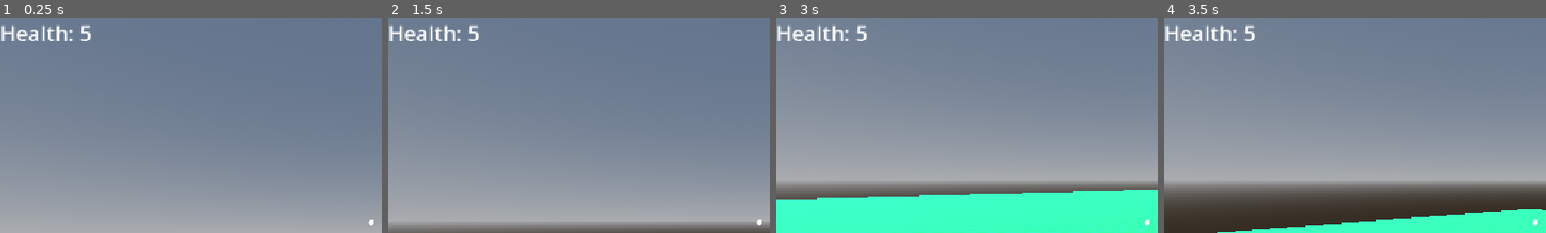
Above: before the commit, frames 1-4 (left to right).
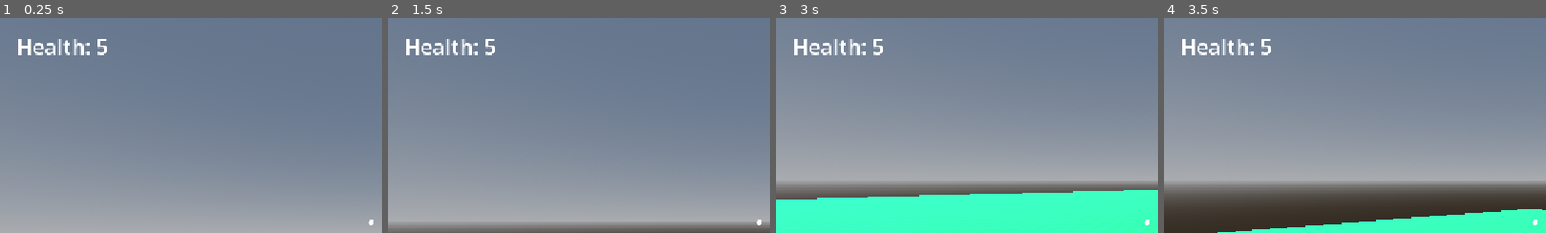
Above: after the commit, the same moments.

Repository: rayanplaygames9/zombie-project-game
Game: Godot game, scene res://Scenes/world.tscn
Same seed, same stepped clock (60 frames per second), same inputs: the game is played once before the commit and once after it.
Inputs (mouse positions are % of the whole screen's width and height, from its top left):
- Up to frame 1 (0.25 s): no input
- Up to frame 2 (1.5 s): move the mouse to (55, 50) at 0.52 s; press the mouse at (55, 50) at 0.53 s; hold W (forward) from 0.53 s (still down); tap Space (jump) at 0.77 s; move the mouse to (45, 50) at 1.27 s; release the mouse at (45, 50) at 1.28 s; tap K (shoot_mobile) at 1.35 s
- Up to frame 3 (3 s): keep holding W (forward); tap Space (jump) at 1.52 s; move the mouse to (52, 48) at 2.02 s; press the mouse at (52, 48) at 2.03 s; move the mouse to (49, 52) at 2.77 s; release the mouse at (49, 52) at 2.78 s; tap K (shoot_mobile) at 2.85 s
- Up to frame 4 (3.5 s): keep holding W (forward); tap Space (jump) at 3.02 s
The pictures show only the part of the screen within x 0-50%, y 0-50%; the shares and areas given below are measured in that part.

The runs differ from the first frame. In frame 1, 1.7% of the frame differs, in the area x 0-28%, y 3-18%; in frame 2, 1.7%; in frame 3, 1.6%; in frame 4, 1.6%.

Commit message:
finished again ummm!

Diff:
--- a/Player/player.tscn
+++ b/Player/player.tscn
@@ -6,7 +6,7 @@
 [ext_resource type="Texture2D" uid="uid://dgw1qdc7kiq8u" path="res://assets/textures/Default/arrow_basic_n.png" id="4_fhl08"]
 [ext_resource type="AudioStream" uid="uid://lahu2wrkbql6" path="res://assets/SFX/pistol-shot.mp3" id="4_gwnis"]
 [ext_resource type="AudioStream" uid="uid://8nuulqgtp07d" path="res://assets/SFX/maximize_007.ogg" id="5_k53q1"]
-[ext_resource type="Texture2D" uid="uid://cjaqgfl31ic72" path="res://assets/textures/Default/slide_vertical_color_section_wide.png" id="5_vtle1"]
+[ext_resource type="Texture2D" uid="uid://cjw8hjmyj6wd6" path="res://assets/textures/Default/icon_outline_circle.png" id="5_vtle1"]
 
 [sub_resource type="CapsuleMesh" id="CapsuleMesh_tapir"]
 
@@ -176,8 +176,13 @@
 [node name="UI" type="CanvasLayer" parent="." unique_id=948208296]
 
 [node name="HealthLabel" type="Label" parent="UI" unique_id=500199189]
-offset_right = 40.0
-offset_bottom = 23.0
+offset_left = 25.0
+offset_top = 20.0
+offset_right = 164.0
+offset_bottom = 65.0
+layout_direction = 2
+theme_override_colors/font_color = Color(1, 1, 1, 1)
+theme_override_colors/font_outline_color = Color(0, 0, 0, 1)
 theme_override_font_sizes/font_size = 32
 text = "Health: 5"
 
@@ -194,6 +199,7 @@
 grow_horizontal = 2
 grow_vertical = 2
 scale = Vector2(0.2, 0.2)
+layout_direction = 2
 theme_override_styles/panel = SubResource("StyleBoxFlat_tapir")
 
 [node name="TouchButtons" type="Control" parent="UI" unique_id=1756326724]
@@ -201,17 +207,22 @@
 anchors_preset = 0
 offset_right = 40.0
 offset_bottom = 40.0
+layout_direction = 2
 
 [node name="VirtualJoystick" type="VirtualJoystick" parent="UI/TouchButtons" unique_id=1804508097]
+custom_minimum_size = Vector2(40, 40)
 layout_mode = 1
 anchors_preset = 2
 anchor_top = 1.0
 anchor_bottom = 1.0
-offset_left = 77.0
-offset_top = 490.0
-offset_right = 117.0
-offset_bottom = 530.0
+offset_left = 190.99998
+offset_top = 339.99997
+offset_right = 230.99998
+offset_bottom = 379.99997
 grow_vertical = 0
+scale = Vector2(2.5, 2.5)
+pivot_offset_ratio = Vector2(0.5, 0.5)
+layout_direction = 2
 joystick_mode = 1
 action_left = &"left"
 action_right = &"right"
@@ -219,15 +230,14 @@
 action_down = &"backward"
 
 [node name="BtnJump" type="TouchScreenButton" parent="UI/TouchButtons" unique_id=1857797447]
-position = Vector2(1002.99994, 490.99997)
-scale = Vector2(2.5, 2.5)
+position = Vector2(1008, 491)
+scale = Vector2(4, 4)
 texture_normal = ExtResource("4_fhl08")
 action = "jump"
 
 [node name="BtnShoot" type="TouchScreenButton" parent="UI/TouchButtons" unique_id=1589540645]
-position = Vector2(856.00006, 508.00006)
-rotation = -0.5235988
-scale = Vector2(3, 3)
+position = Vector2(835, 489)
+scale = Vector2(8, 8)
 texture_normal = ExtResource("5_vtle1")
 action = "shoot_mobile"
 
--- a/project.godot
+++ b/project.godot
@@ -10,10 +10,12 @@
 
 [application]
 
-config/name="Zombie Project Game"
+config/name="Zombie Shooter"
+config/description="This is a zombie shooter"
 run/main_scene="uid://bpvk3by47o0cc"
 config/features=PackedStringArray("4.7", "GL Compatibility")
-config/icon="res://icon.svg"
+boot_splash/show_image=false
+config/icon="uid://bt1p4j46bv1p6"
 
 [audio]
 
@@ -78,6 +80,7 @@
 
 [rendering]
 
+textures/canvas_textures/default_texture_filter=0
 rendering_device/driver.windows="d3d12"
 renderer/rendering_method="gl_compatibility"
 renderer/rendering_method.mobile="gl_compatibility"
Not shown, changed: assets/models/Zombie Running_0.png.import
Not shown, changed: assets/models/Zombie Running_2.png.import
Not shown, changed: assets/textures/PNG (Transparent)/star_06.png.import
Not shown, changed: assets/textures/PNG/Green/texture_10.png.import
Not shown, changed: export_presets.cfg
